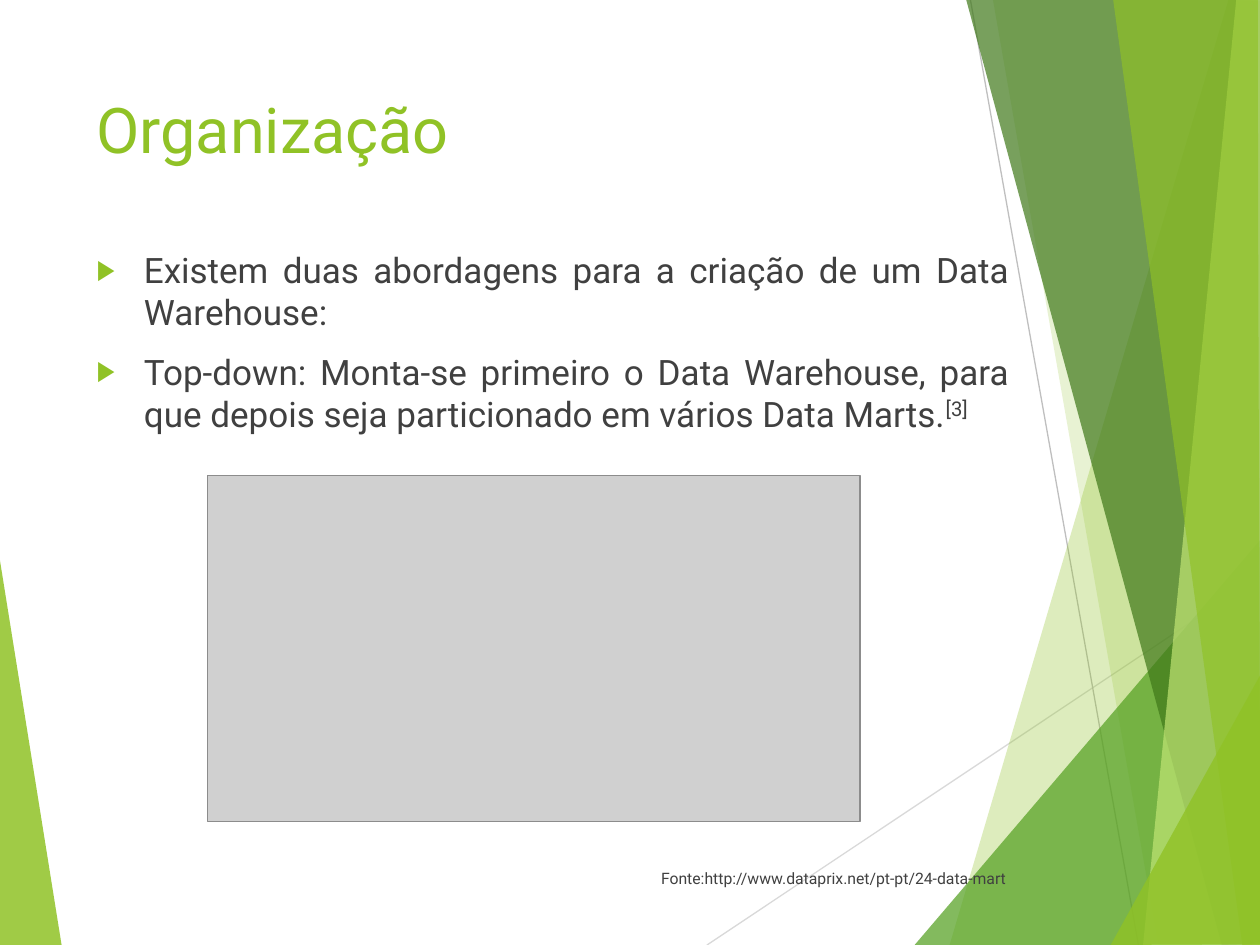
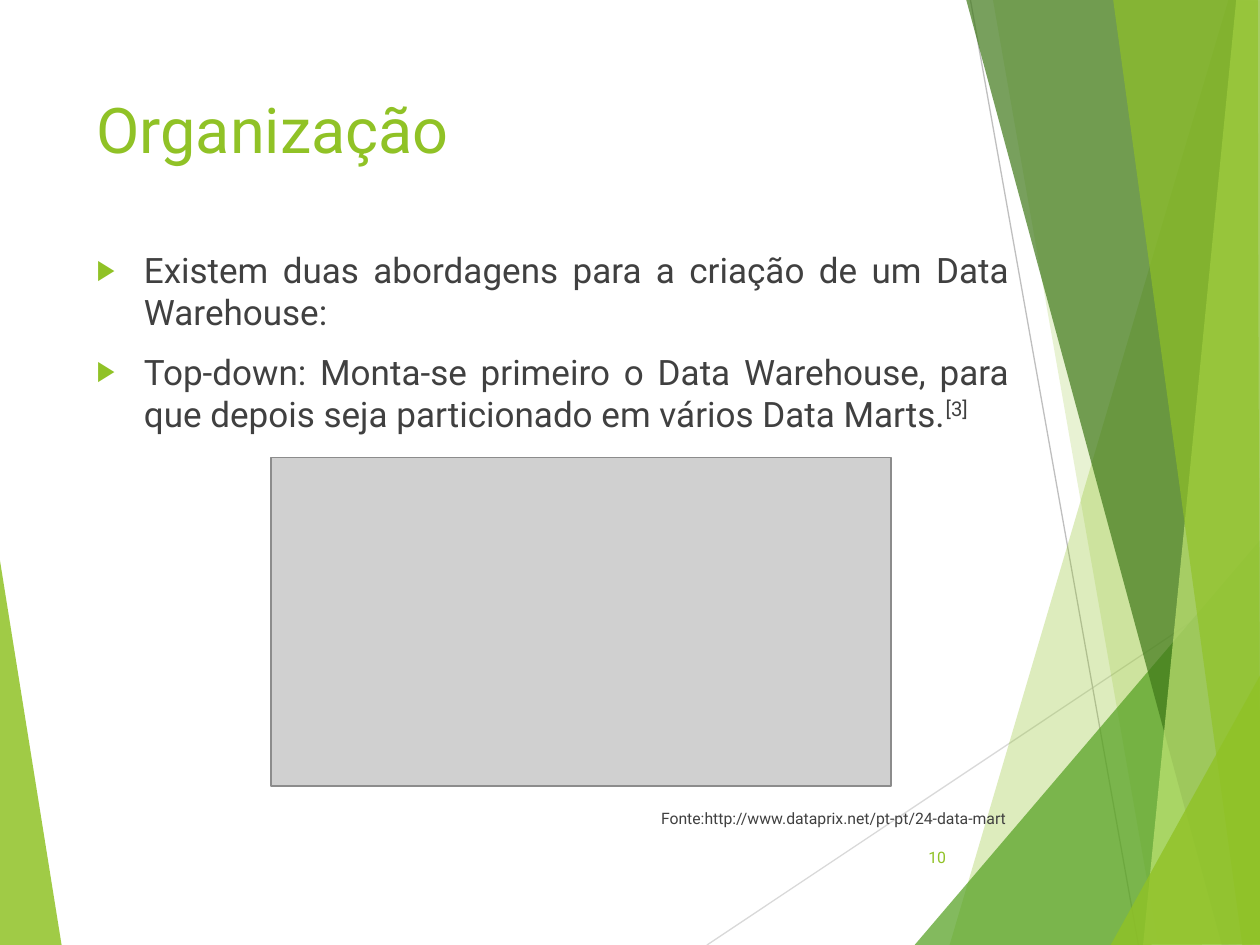
Before and after one commit to rodrigofegui/UnB-BancoDeDados-2016.2, a slide deck: slide 10 of Seminario/Data Warehouse.pptx. Drawn at 1260x945 pixels with LibreOffice and Linux fonts; fonts in the diff are those of the drawing; grey boxes stand for pictures. Boxes give left, top, right and bottom in pixels: in the first picture for what was removed or moved away, otherwise in the second. Text is boxed around its words. In the diff, an @@ line names an element or a change of style, - is before the commit and + after.

```diff
--- a/Seminario/Data Warehouse.pptx
+++ b/Seminario/Data Warehouse.pptx
@@ text "Existem duas abordagens para a ..." rewrapped from [144,256,1009,889] to [144,256,1009,829] @@
@@ picture: place and size @@
-picture at [208,475,861,820]
+picture at [271,457,891,786]
@@ page number added at [928,851,946,863], 9 pt, text #90C226 @@
+10
```
Also in this commit, not shown: 11 other slides changed, 1 slide added, 15 other files.
